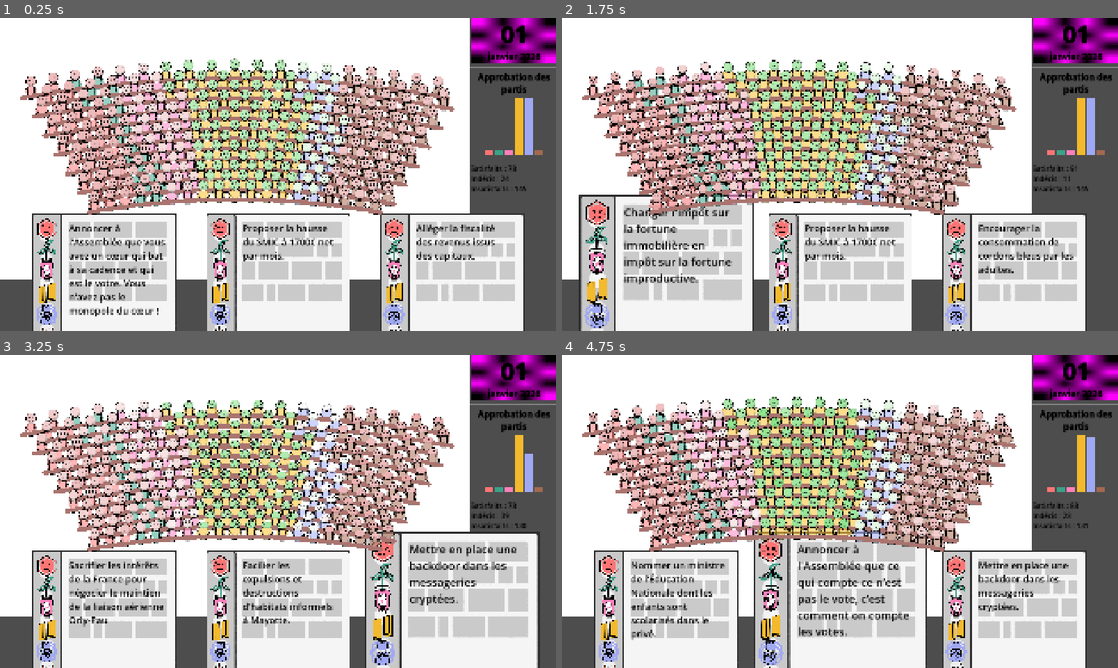
Above: before the commit, frames 1-4 (two rows, left to right).
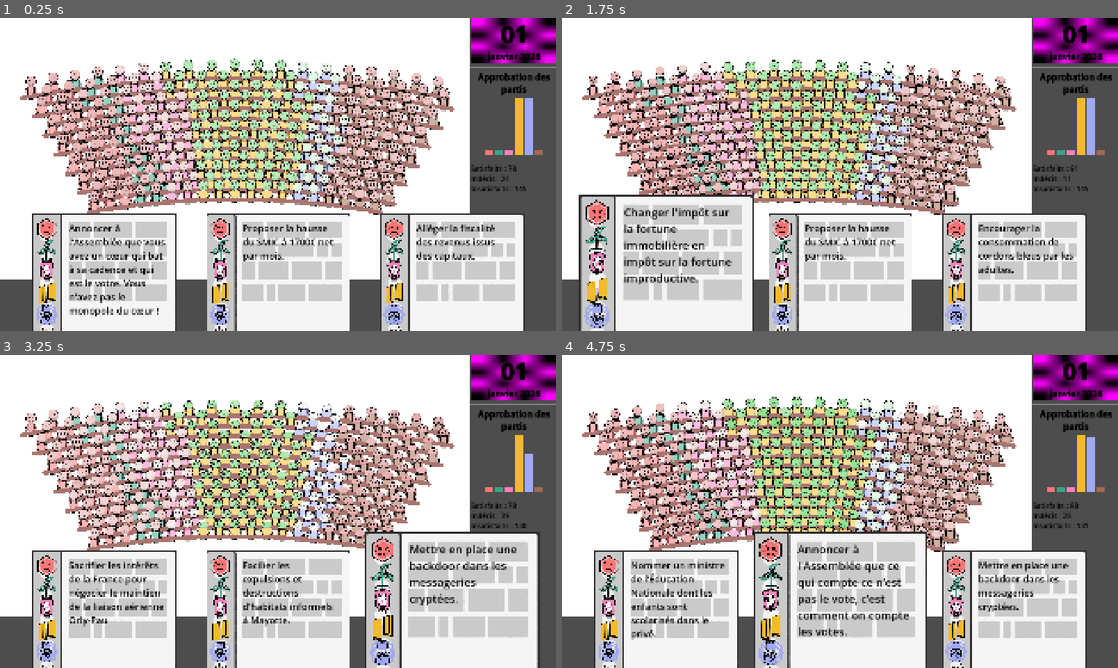
Above: after the commit, the same moments.

Repository: remimorvan/assemblee-nationale-simulator
Game: Godot game, scene res://scenes/game.tscn
Same seed, same stepped clock (60 frames per second), same inputs: the game is played once before the commit and once after it.
Inputs (mouse positions are in pixels of both pictures, inside the frame that each line leads up to):
- Up to frame 1 (0.25 s): no input
- Up to frame 2 (1.75 s): tap Enter at 0.5 s; move the mouse to (1073, 127) at 0.52 s; click (1073, 127) at 0.67 s; tap Space at 1.25 s; move the mouse to (667, 309) at 1.27 s; click (667, 309) at 1.42 s
- Up to frame 3 (3.25 s): move the mouse to (278, 646) at 2.02 s; click (278, 646) at 2.17 s; move the mouse to (450, 646) at 2.77 s; click (450, 646) at 2.92 s
- Up to frame 4 (4.75 s): click (1012, 646) at 3.67 s; move the mouse to (840, 646) at 4.27 s; click (840, 646) at 4.42 s

The runs differ from the first frame. In frame 1, less than 0.1% of the frame differs, in the area x 15-69%, y 62-63%; in frame 2, 0.7%; in frame 3, 0.3%; in frame 4, 1.0%, in the area x 15-69%, y 56-63%.

Commit message:
cartes devant

Diff:
--- a/scenes/card.tscn
+++ b/scenes/card.tscn
@@ -42,6 +42,8 @@
 font_color = Color(0, 0, 0, 1)
 
 [node name="Card" type="Area2D"]
+z_index = 50
+z_as_relative = false
 script = ExtResource("1_d81rb")
 
 [node name="Sprite2D" type="Sprite2D" parent="." groups=["card_asset"]]
